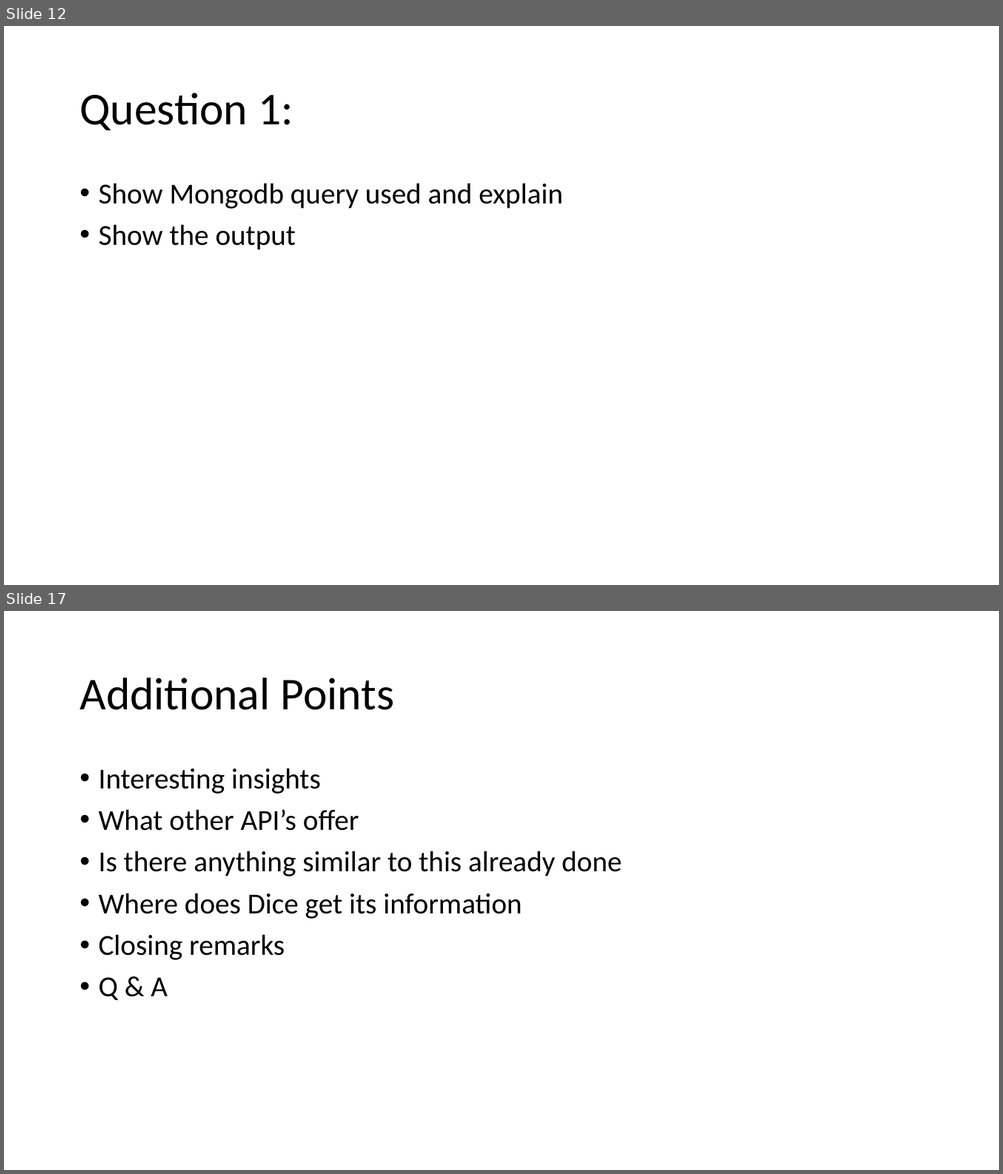
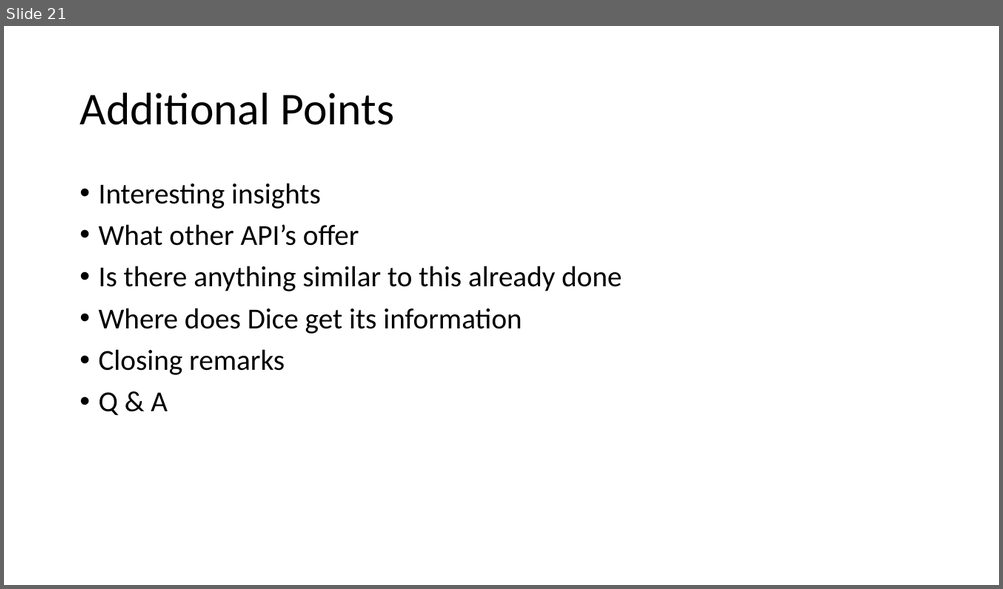
Before and after one commit to shravan-kuchkula/TermProject, a slide deck: MongoDB-TermProject.pptx. Shown one above the other, each under a label of ours: slides 12 and 17 before the commit, slide 21 after it; the slides between them are not shown. The pictures are 1003x1174 and 1003x589 pixels, drawn with LibreOffice and Linux fonts; fonts in the diff are those of the drawing. Boxes give left, top, right and bottom in pixels: in the first picture for what was removed or moved away, otherwise in the second. Text is boxed around its words. In the diff, an @@ line names an element or a change of style, - is before the commit and + after.

```diff
--- a/MongoDB-TermProject.pptx
+++ b/MongoDB-TermProject.pptx
@@ slide 12 removed at [4,26,999,585], background #FFFFFF @@
@@ title removed at [79,93,293,130] @@
-Question 1:
@@ text removed at [99,183,563,250] @@
-• Show Mongodb query used and explain
-• Show the output
@@ what was slide 17 is now slide 21 @@
```
Also in this commit, not shown: 7 slides changed, 8 slides added, 3 other slides removed.
